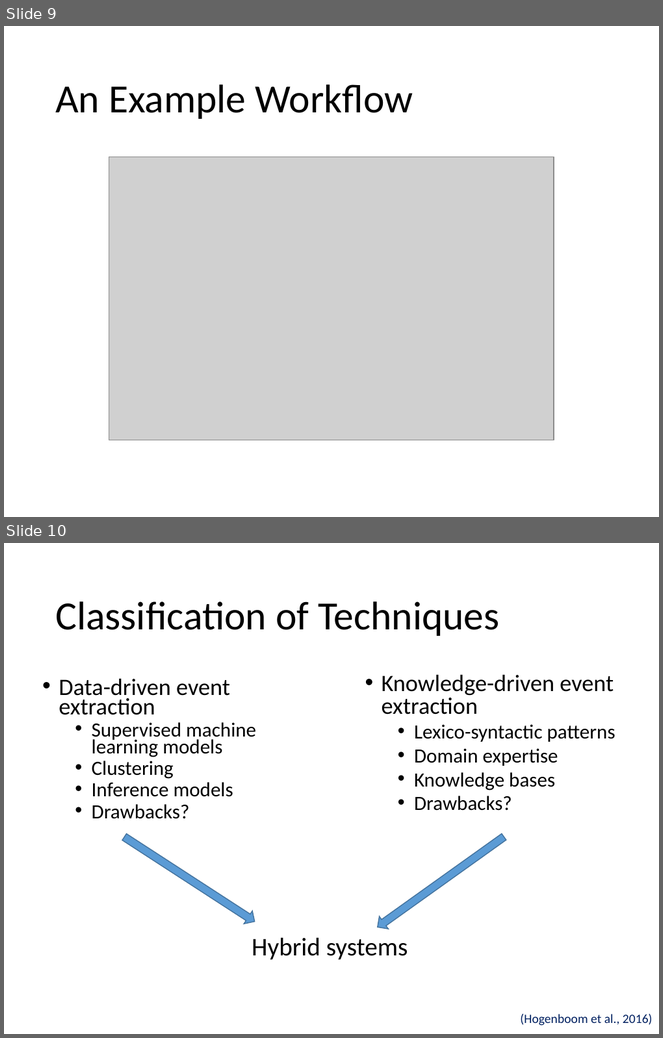
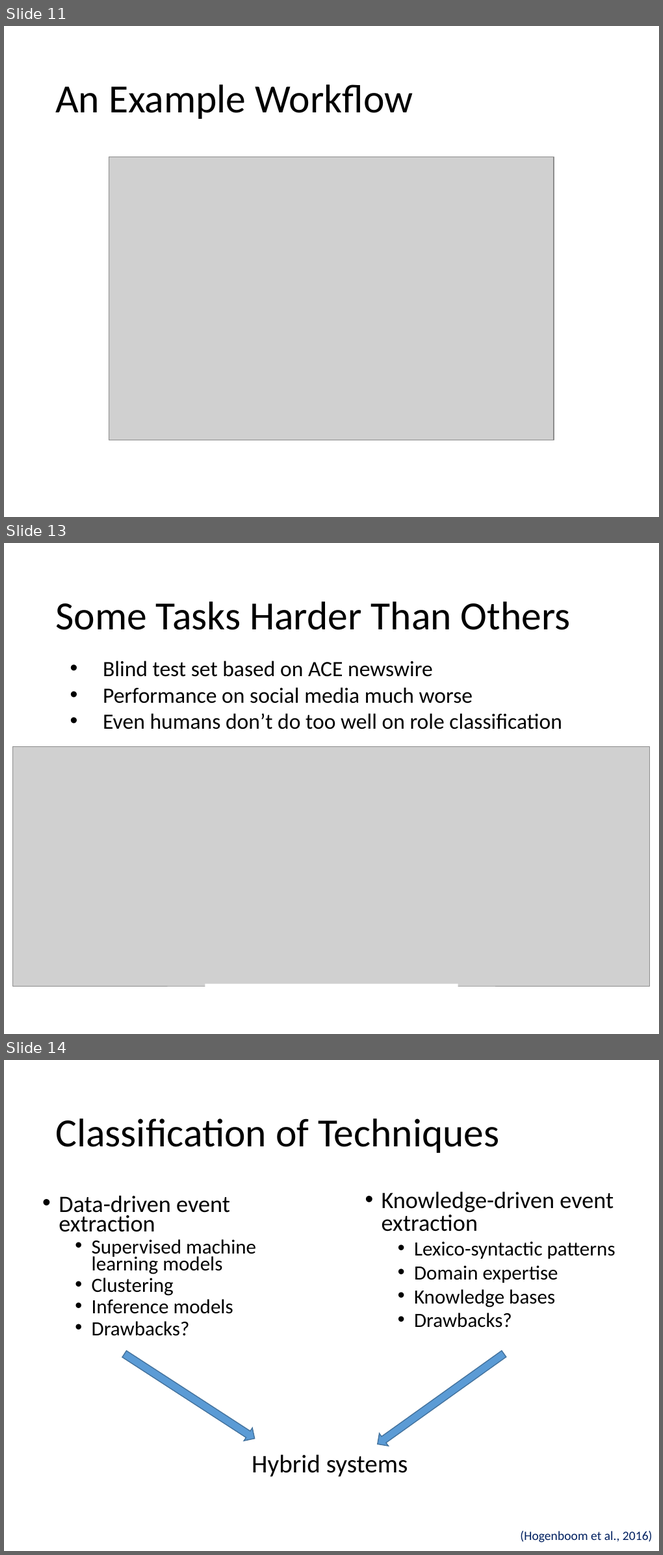
Before and after one commit to evhart/smasac-tutorial, a slide deck: slides/pptx/5-event-extraction.pptx. Shown one above the other, each under a label of ours: slides 9 and 10 before the commit, slides 11, 13 and 14 after it; the slides between them are not shown. The pictures are 663x1038 and 663x1555 pixels, drawn with LibreOffice and Linux fonts; fonts in the diff are those of the drawing; grey boxes stand for pictures. Boxes give left, top, right and bottom in pixels: in the first picture for what was removed or moved away, otherwise in the second. Text is boxed around its words. In the diff, an @@ line names an element or a change of style, - is before the commit and + after.

```diff
--- a/slides/pptx/5-event-extraction.pptx
+++ b/slides/pptx/5-event-extraction.pptx
@@ slide 13 added at [4,543,659,1034], background #FFFFFF @@
@@ title added at [55,601,571,630], 44 pt, text #000000 @@
+Some Tasks Harder Than Others
@@ text added at [103,661,562,730], 24 pt, text #000000 @@
+• Blind test set based on ACE newswire
+• Performance on social media much worse
+• Even humans don’t do too well on role classification
@@ picture added at [13,746,650,987] @@
@@ rectangle added at [205,984,458,996], fill #FFFFFF @@
@@ what was slide 9 is now slide 11 @@
@@ what was slide 10 is now slide 14 @@
```
Also in this commit, not shown: 4 slides changed, 3 other slides added, 9 other files.
